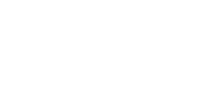
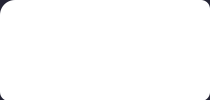
Two versions of the same layered image (210x100). Layer-by-layer changes:
painted on "Téglalap 1" over [0, 0, 210, 100]
added layer "DO NOT EXPORT" in group "Rajztábla 1" over [0, 0, 210, 100]
